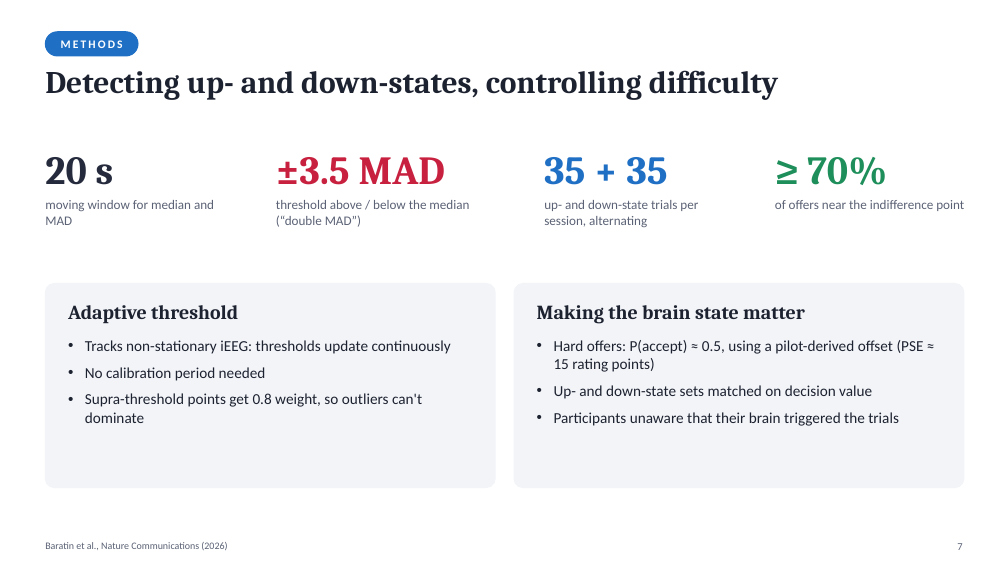
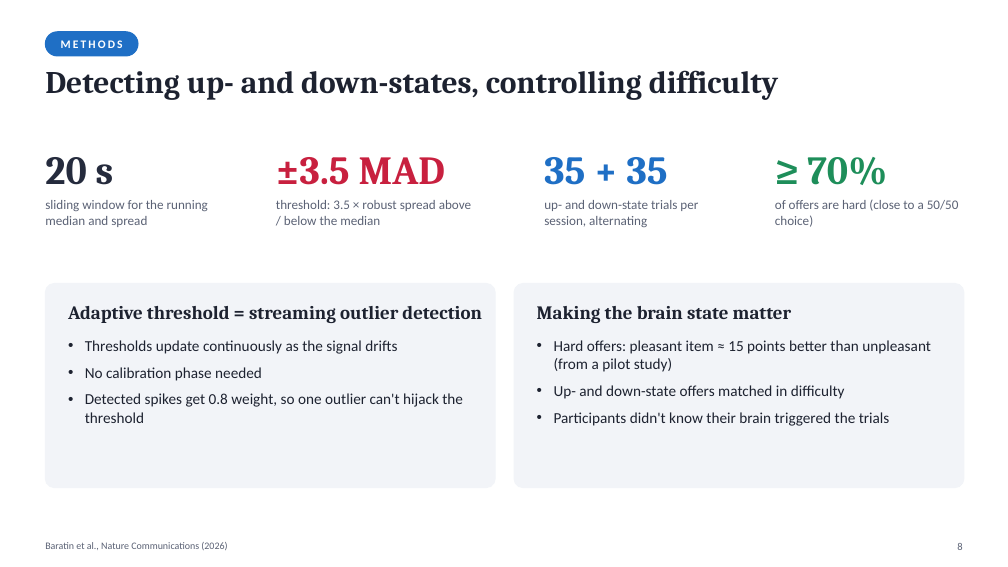
Before and after one commit to khoatranrb/DOC, a slide deck: slide 8 of Baratin2026_presentation/Baratin2026_ClosedLoop_aIns_presentation.pptx (slide 7 before the commit). Drawn at 1008x567 pixels with LibreOffice and Linux fonts; fonts in the diff are those of the drawing. Boxes give left, top, right and bottom in pixels: in the first picture for what was removed or moved away, otherwise in the second. Text is boxed around its words. In the diff, an @@ line names an element or a change of style, - is before the commit and + after.

```diff
--- a/Baratin2026_presentation/Baratin2026_ClosedLoop_aIns_presentation.pptx
+++ b/Baratin2026_presentation/Baratin2026_ClosedLoop_aIns_presentation.pptx
@@ text at bbox=[45, 200, 208, 227]: text changed @@
-moving window for median and MAD
+sliding window for the running median and spread
@@ text at bbox=[276, 200, 471, 225]: text changed @@
-threshold above / below the median (“double MAD”)
+threshold: 3.5 × robust spread above / below the median
@@ text at bbox=[775, 200, 959, 227]: text changed @@
-of offers near the indifference point
+of offers are hard (close to a 50/50 choice)
@@ text "Making the brain state matter" at bbox=[537, 306, 792, 323]: size 19 to 18 pt @@
@@ text at bbox=[68, 306, 481, 323]: text changed; size 19 to 18 pt @@
-Adaptive threshold
+Adaptive threshold = streaming outlier detection
@@ text at bbox=[85, 340, 463, 423]: text changed @@
-• Tracks non-stationary iEEG: thresholds update continuously
-• No calibration period needed
-• Supra-threshold points get 0.8 weight, so outliers can't dominate
+• Thresholds update continuously as the signal drifts
+• No calibration phase needed
+• Detected spikes get 0.8 weight, so one outlier can't hijack the threshold
@@ text at bbox=[554, 340, 931, 426]: text changed @@
-• Hard offers: P(accept) ≈ 0.5, using a pilot-derived offset (PSE ≈ 15 rating points)
-• Up- and down-state sets matched on decision value
-• Participants unaware that their brain triggered the trials
+• Hard offers: pleasant item ≈ 15 points better than unpleasant (from a pilot study)
+• Up- and down-state offers matched in difficulty
+• Participants didn't know their brain triggered the trials
@@ text at bbox=[957, 543, 962, 550]: text changed @@
-7
+8
```
Also in this commit, not shown: 14 other slides changed, 2 slides added, 1 slide removed, 1 other file.
